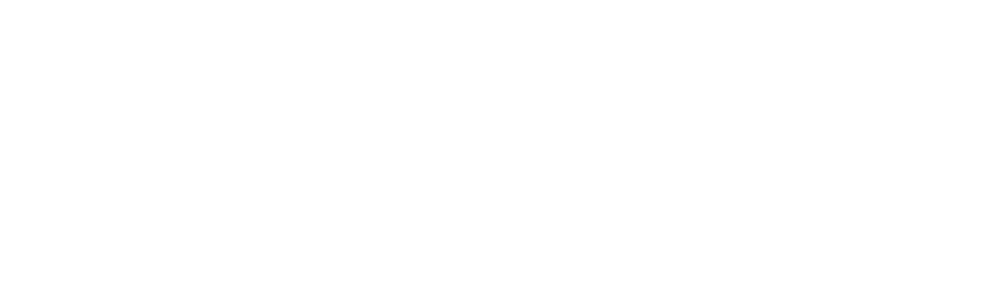
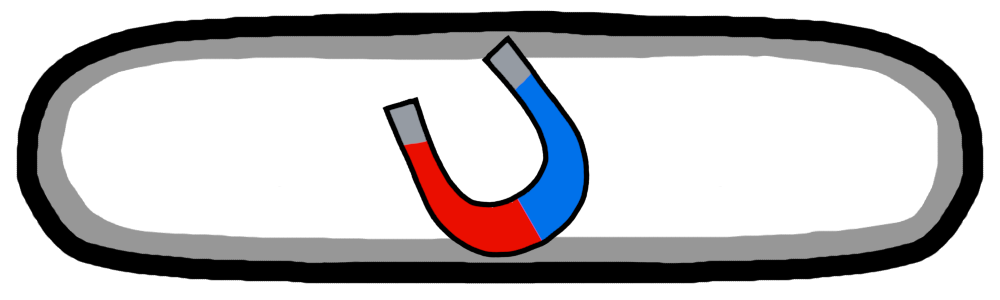
Before/after of a 1000 × 300 layered artwork. What changed in the layer stack:
showed "outline" over [16,10,984,284]
added layer "magnet.png" above "progressBar" over [382,34,590,258]
showed "progressBar" over [60,54,939,240]
showed "background" over [28,16,970,279]
hid "mask" over [60,10,939,284]
